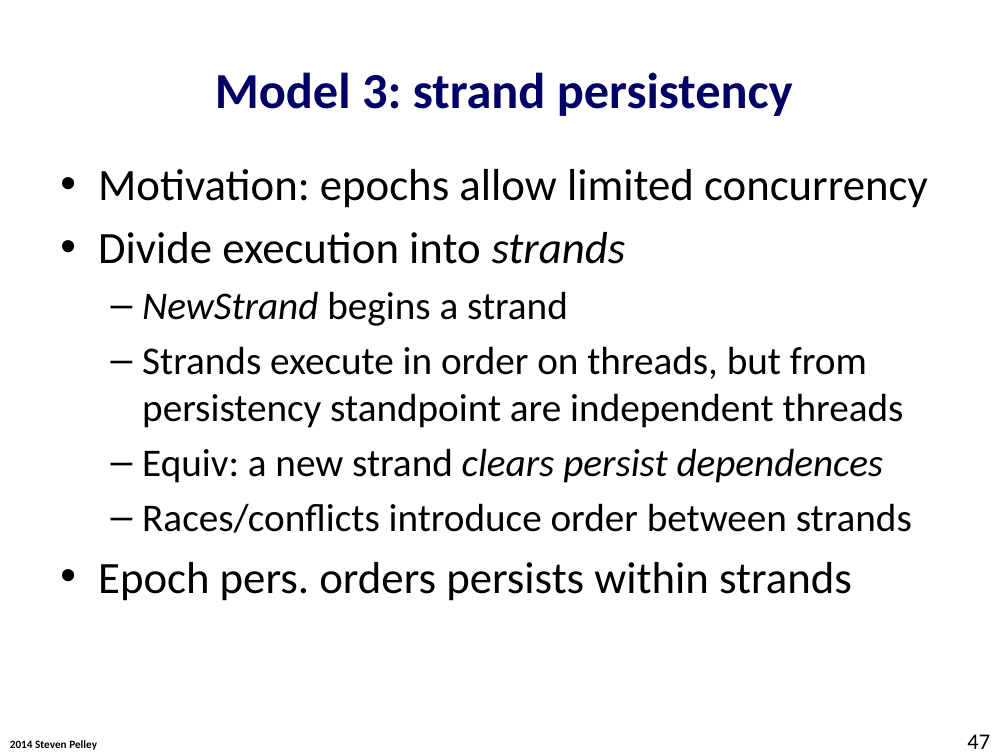
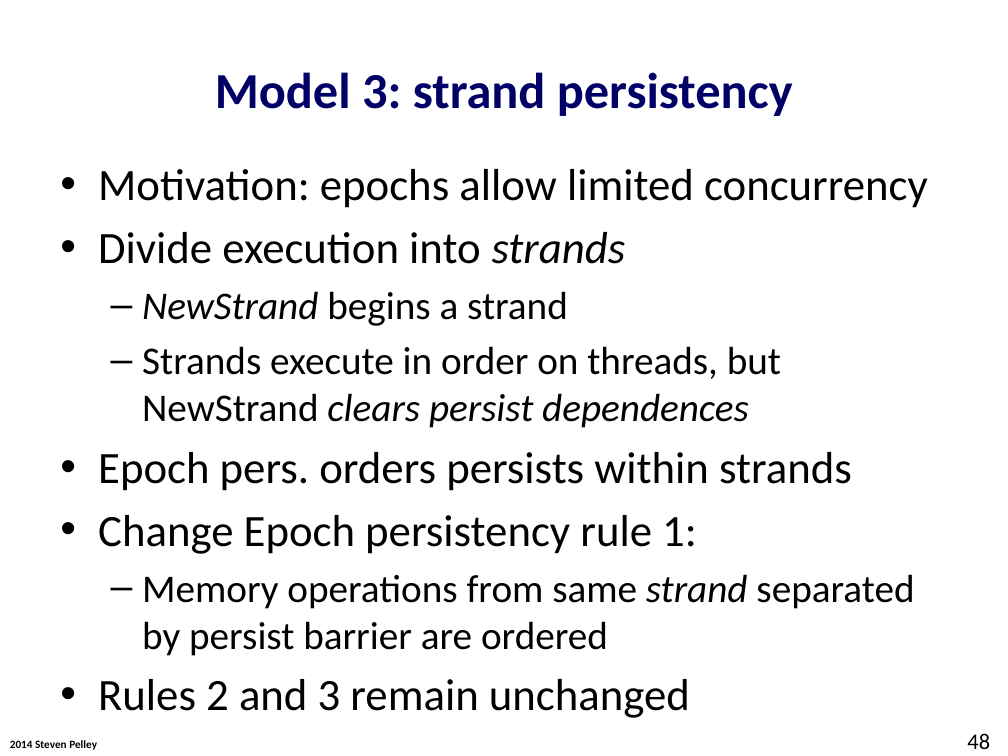
Before and after one commit to Abulila/dissertation, a slide deck: slide 48 of proposal/defense.pptx (slide 47 before the commit). Drawn at 1008x756 pixels with LibreOffice and Linux fonts; fonts in the diff are those of the drawing; background and template pictures are left out. Boxes give left, top, right and bottom in pixels: in the first picture for what was removed or moved away, otherwise in the second. Text is boxed around its words. In the diff, an @@ line names an element or a change of style, - is before the commit and + after.

```diff
--- a/proposal/defense.pptx
+++ b/proposal/defense.pptx
@@ text at bbox=[142, 346, 781, 428]: text changed @@
-  – Strands execute in order on threads, but from persistency standpoint are independent threads
-  – Equiv: a new strand clears persist dependences
-  – Races/conflicts introduce order between strands
+  – Strands execute in order on threads, but NewStrand clears persist dependences
@@ text at bbox=[98, 515, 914, 718]: paragraphs added @@
+• Change Epoch persistency rule 1:
+  – Memory operations from same strand separated by persist barrier are ordered
+• Rules 2 and 3 remain unchanged
@@ page number at bbox=[967, 733, 990, 749]: text changed @@
-47
+48
```
Also in this commit, not shown: 5 other slides changed, 1 slide added, 1 slide removed.
